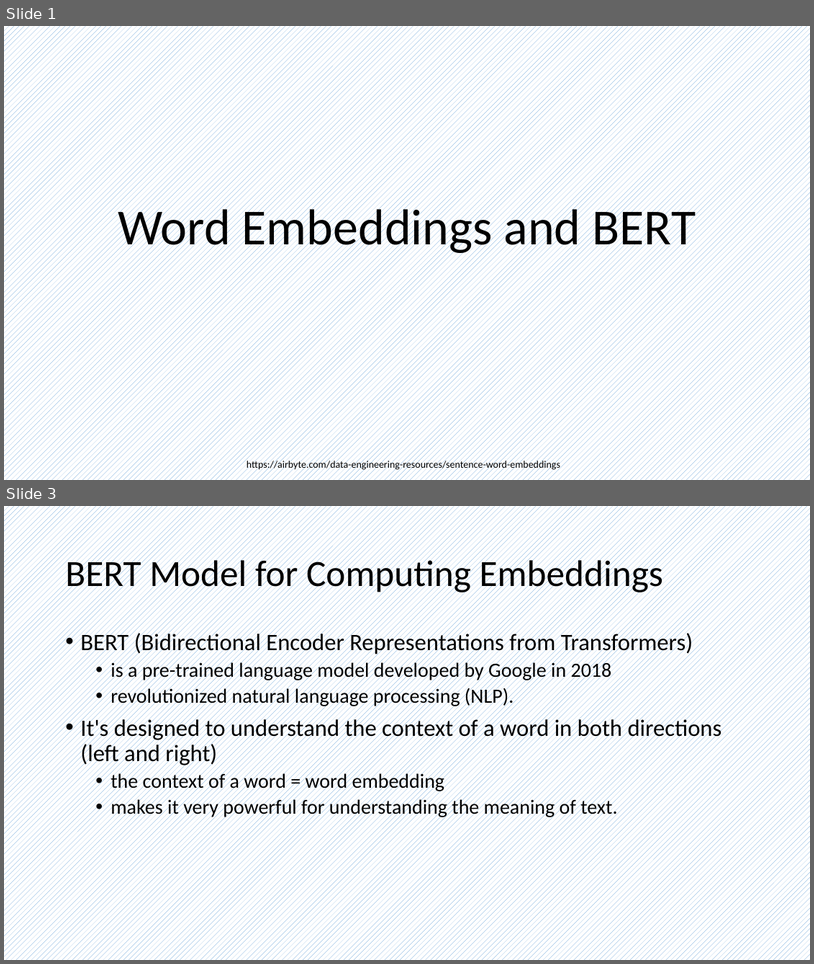
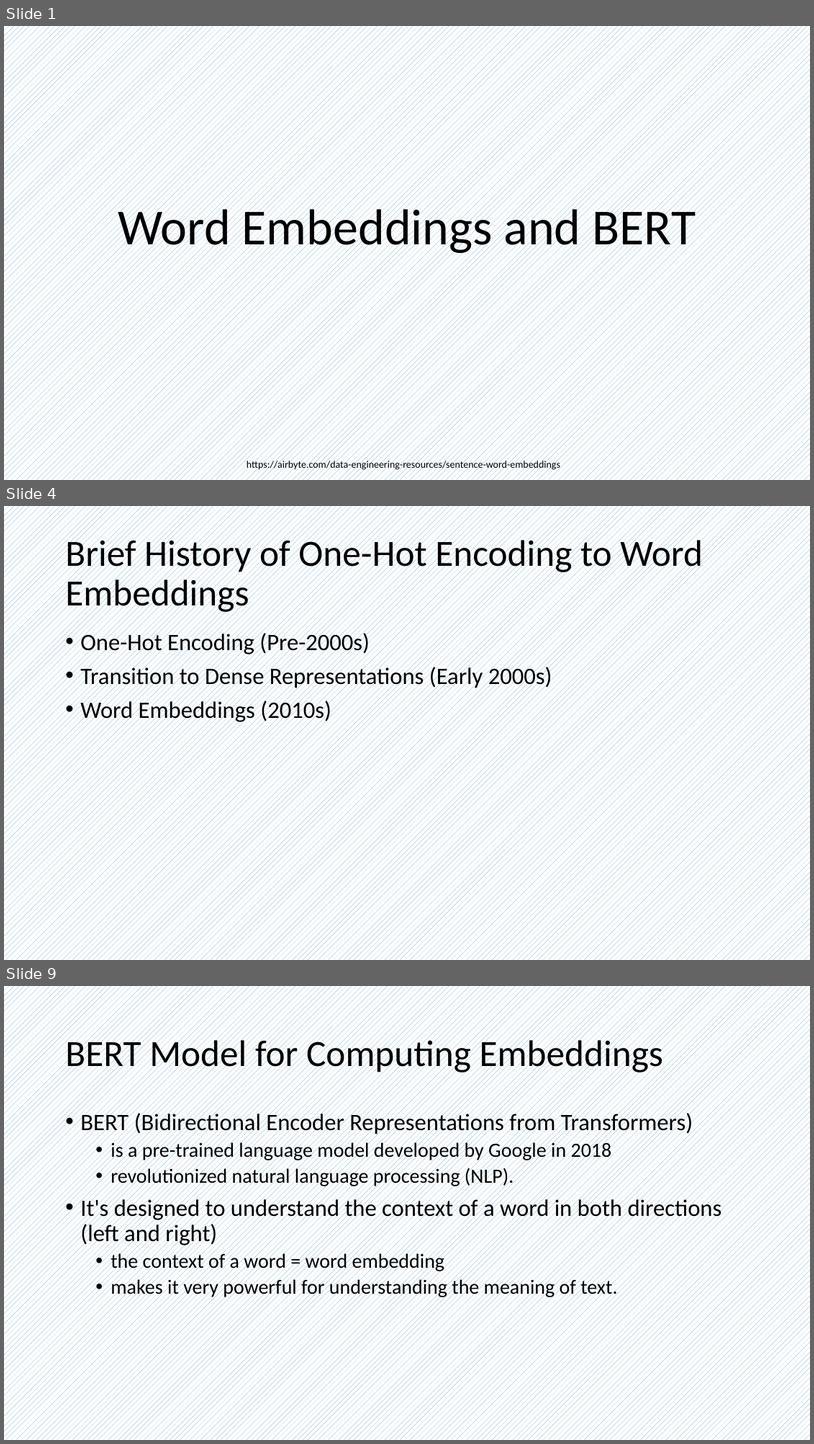
Before and after one commit to frankwxu/AI4DigitalForensics, a slide deck: lectures/10_word_embedding/0_word_embedding.pptx. Shown one above the other, each under a label of ours: slides 1 and 3 before the commit, slides 1, 4 and 9 after it; the slides between them are not shown. The pictures are 814x964 and 814x1444 pixels, drawn with LibreOffice and Linux fonts; fonts in the diff are those of the drawing; background and template pictures are left out. Boxes give left, top, right and bottom in pixels: in the first picture for what was removed or moved away, otherwise in the second. Text is boxed around its words. In the diff, an @@ line names an element or a change of style, - is before the commit and + after.

```diff
--- a/lectures/10_word_embedding/0_word_embedding.pptx
+++ b/lectures/10_word_embedding/0_word_embedding.pptx
@@ slide 4 added at box(4, 506, 810, 960), background pattern #5B9BD5 on #FFFFFF @@
@@ title added at box(65, 535, 703, 615), 44 pt, text #000000 @@
+Brief History of One-Hot Encoding to Word Embeddings
@@ text added at box(80, 631, 553, 723), 28 pt, text #000000 @@
+• One-Hot Encoding (Pre-2000s)
+• Transition to Dense Representations (Early 2000s)
+• Word Embeddings (2010s)
@@ what was slide 3 is now slide 9 @@
```
Also in this commit, not shown: 1 slide changed, 5 other slides added, 4 other files.
